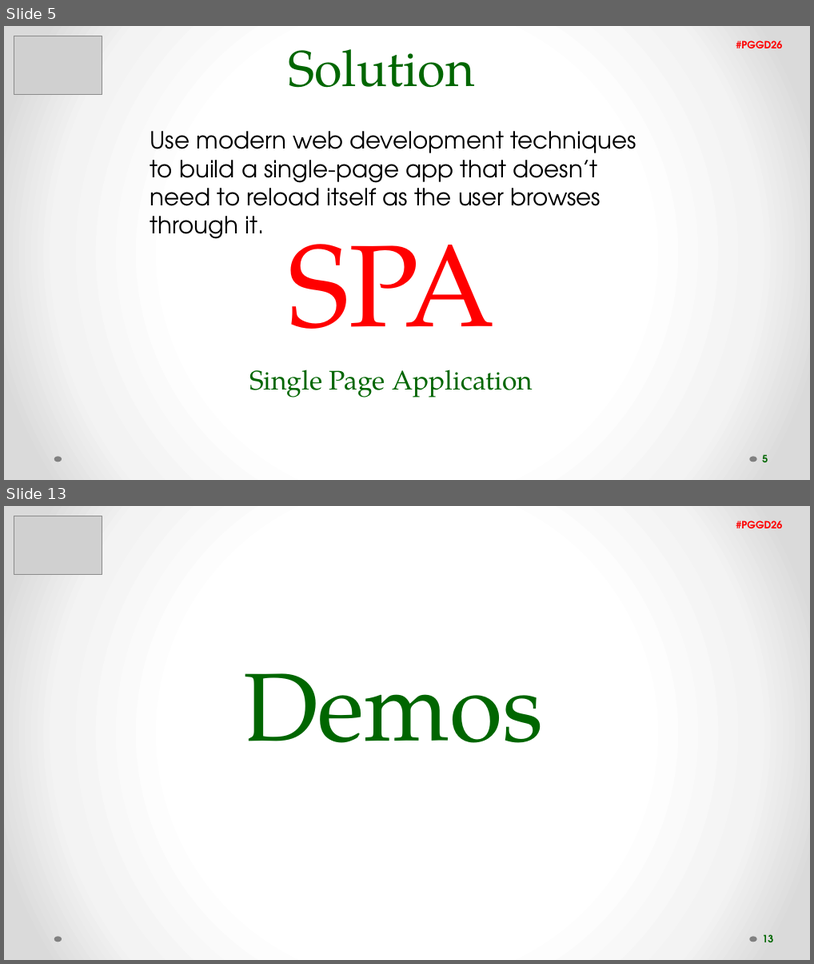
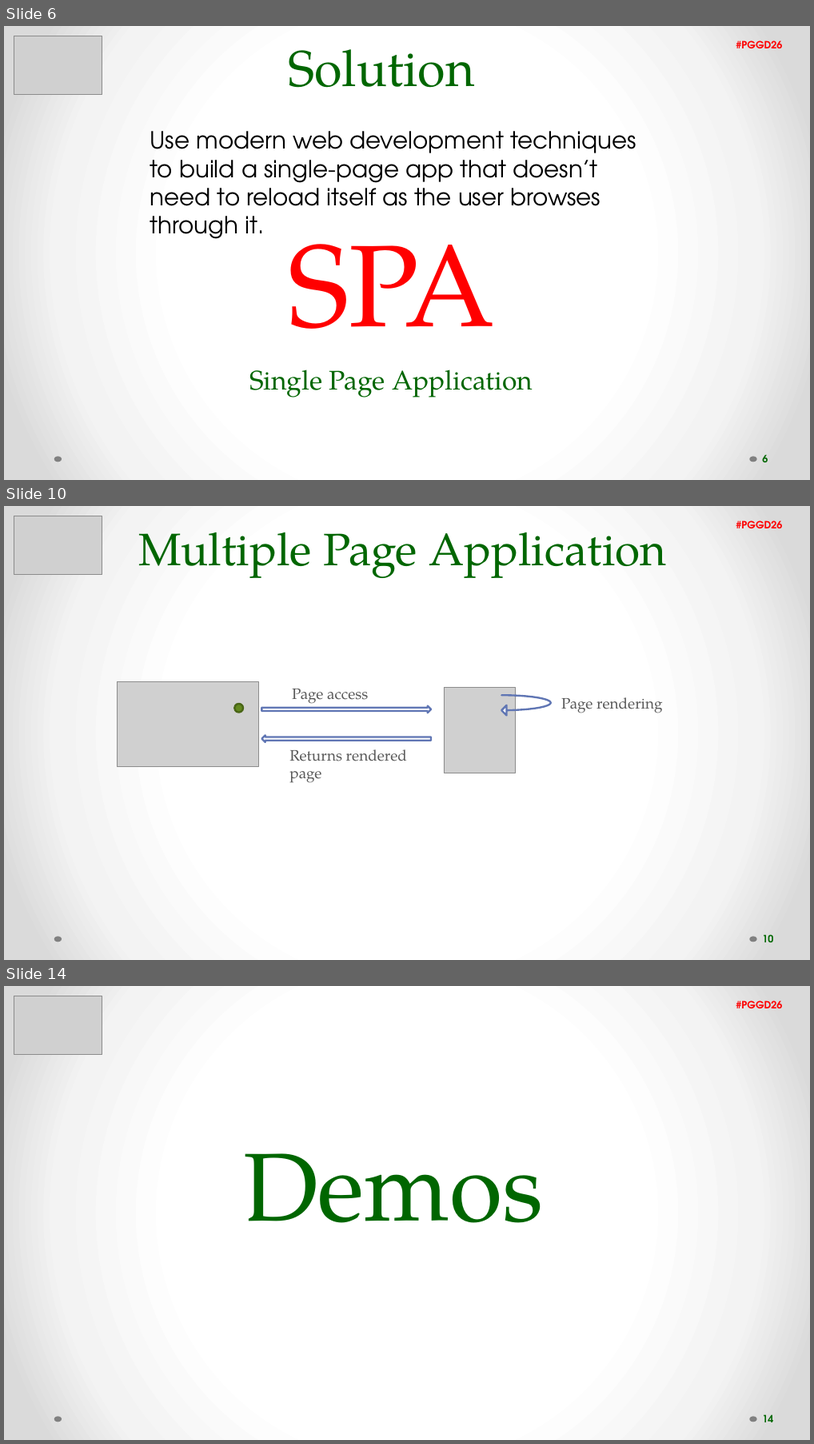
Before and after one commit to filipavm/PGGD26, a slide deck: The power of SPA.pptx. Shown one above the other, each under a label of ours: slides 5 and 13 before the commit, slides 6, 10 and 14 after it; the slides between them are not shown. The pictures are 814x964 and 814x1444 pixels, drawn with LibreOffice and Linux fonts; fonts in the diff are those of the drawing; grey boxes stand for pictures. Boxes give left, top, right and bottom in pixels: in the first picture for what was removed or moved away, otherwise in the second. Text is boxed around its words. In the diff, an @@ line names an element or a change of style, - is before the commit and + after.

```diff
--- a/The power of SPA.pptx
+++ b/The power of SPA.pptx
@@ slide 10 added at <box>4,506,810,960</box>, background gradient #FFFFFF to #F4F4F4 to #DADADA; not listed: 2 template elements that a slide beside it also shows @@
@@ picture added at <box>14,516,102,574</box> @@
@@ text added at <box>736,520,782,528</box>, 12 pt, text #FE0000, bold @@
+#PGGD26
@@ text added at <box>138,532,666,578</box>, 54 pt, text #006600 @@
+Multiple Page Application
@@ picture added at <box>118,681,258,767</box> @@
@@ text added at <box>292,688,368,704</box>, 18 pt, text #595959 @@
+Page access
@@ picture added at <box>445,688,516,772</box> @@
@@ curved left arrow added at <box>502,695,551,715</box>, fill #FFFFFF, outline #6076B4 2.25 pt @@
@@ text added at <box>562,697,663,713</box>, 18 pt, text #595959 @@
+Page rendering
@@ ellipse added at <box>234,704,243,712</box>, fill #63891F, outline #496517 2.25 pt @@
@@ right arrow added at <box>262,706,431,712</box>, fill #FFFFFF, outline #6076B4 2.25 pt @@
@@ right arrow added at <box>262,736,431,742</box>, fill #FFFFFF, outline #6076B4 2.25 pt @@
@@ text added at <box>290,749,407,783</box>, 18 pt, text #595959 @@
+Returns rendered page
@@ page number added at <box>762,934,774,942</box>, 12 pt, text #006600, bold @@
+10
@@ what was slide 5 is now slide 6 @@
@@ page number at <box>762,454,768,462</box>: text changed @@
-5
+6
@@ what was slide 13 is now slide 14 @@
@@ page number at <box>762,1414,774,1422</box>: text changed @@
-13
+14
```
Also in this commit, not shown: 11 slides changed, 2 other slides added, 1 slide removed.
